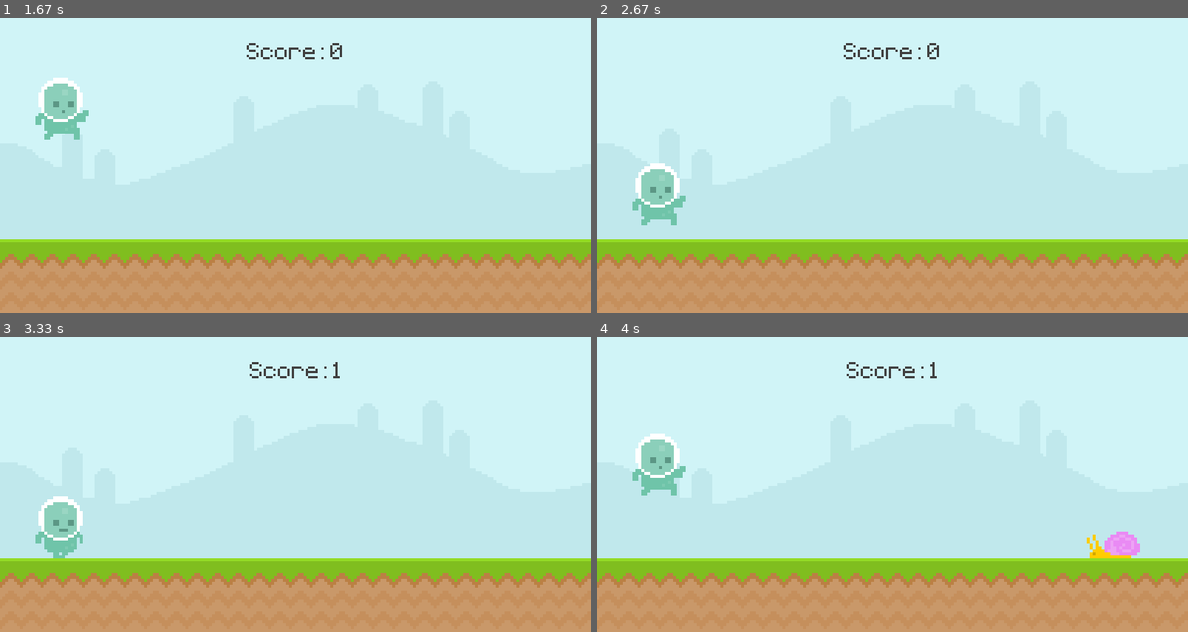
Above: before the commit, frames 1-4 (two rows, left to right).
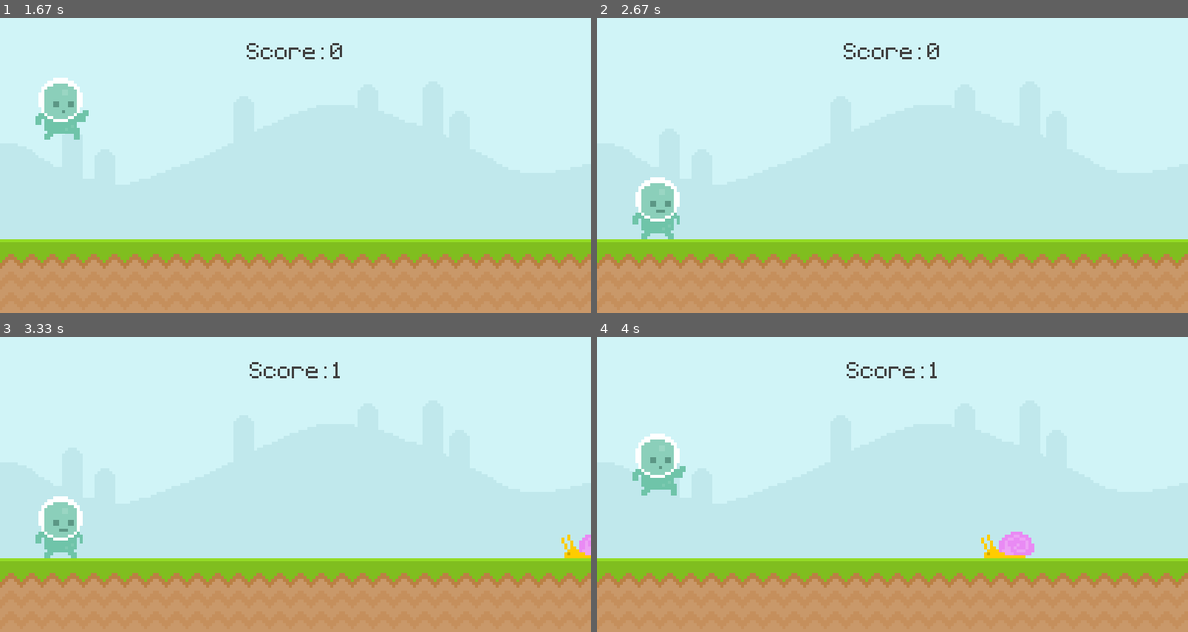
Above: after the commit, the same moments.

Repository: will-s-h/treehacks
Game: pygame game, started from CodeRunner/thecoderunner.py
Two runs of this game, one before a commit and one after it. Both use one fixed random seed, a clock stepped at 60 frames per second and the inputs below.
Inputs (mouse positions are in pixels of both pictures, inside the frame that each line leads up to):
- Up to frame 1 (1.67 s): press the mouse at (295, 289) at 0.37 s; move the mouse to (366, 224) at 0.47 s; release the mouse at (431, 159) at 0.6 s; hold Esc 0.67-1.13 s; hold Up 0.67-1.13 s; press the mouse at (295, 289) at 1.2 s; move the mouse to (189, 271) at 1.3 s; release the mouse at (88, 251) at 1.43 s; hold Space from 1.5 s (still down); hold Up from 1.5 s (still down)
- Up to frame 2 (2.67 s): release Space at 1.97 s; release Up at 1.97 s; hold Esc 2-2.47 s; hold Up 2-2.47 s; press the mouse at (892, 289) at 2.53 s; move the mouse to (992, 265) at 2.63 s
- Up to frame 3 (3.33 s): release the mouse at (502, 561) at 2.77 s; tap C at 2.83 s
- Up to frame 4 (4 s): tap Space at 3.9 s

Frame 1 is identical in both runs. In frame 2, 1.3% of the frame differs, in the area x 6-15%, y 49-75%; in frame 3, 0.4%; in frame 4, 1.1%.

Commit message:
experimental changes

Diff:
--- a/CodeRunner/levels.py
+++ b/CodeRunner/levels.py
@@ -4,14 +4,14 @@
 # enemies in each level
 
 enemies = [
-    ['fly', 'snail'],
+    ['fly', 'snail', 'lion', 'dragon'],
     ['fly', 'snail'],
     ['fly', 'snail', 'lion', 'dragon']
 ]
 
 probabilities = [
-    [0.25, 0.75],
-    [0.25, 0.75],
+    [1/2, 1/2, 0, 0],
+    [1/4, 3/4],
     [1/6, 2/6, 2/6, 1/6]
 ]
 
--- a/CodeRunner/thecoderunner.py
+++ b/CodeRunner/thecoderunner.py
@@ -2,7 +2,8 @@
 from sys import exit
 import levels
 import textbox
-from random import randint, choice, choices
+import random
+random.seed(0)
 
 class Player(pygame.sprite.Sprite):
     def __init__(self):
@@ -20,16 +21,20 @@
         self.jump_sound = pygame.mixer.Sound('audio/jump.mp3')
         self.jump_sound.set_volume(0.5)
 
+    def start_jump(self):
+        self.gravity = -20
+        self.jump_sound.play()
+
     def player_input(self):
         keys = pygame.key.get_pressed()
         if keys[pygame.K_SPACE] and self.rect.bottom >= 300:
-            self.gravity = -20
-            self.jump_sound.play()
+            self.start_jump()
 
     def apply_gravity(self):
         self.gravity += 1
         self.rect.y += self.gravity
         if self.rect.bottom >= 300:
+            self.gravity = 0
             self.rect.bottom = 300
 
     def animation_state(self):
@@ -52,8 +57,7 @@
             pass
 
         if jump and self.rect.bottom >= 300:
-            self.gravity = -20
-            self.jump_sound.play()
+            self.start_jump()
 
     def set_custom(self, string):
         # string should contain 'def jump'
@@ -72,61 +76,70 @@
         self.apply_gravity()
         self.animation_state()
 
+    def reset_attributes(self):
+        self.player_index = 0
+        self.image = self.player_walk[self.player_index]
+        self.rect = self.image.get_rect(midbottom = (80,300))
+        self.gravity = 0
+
 class Obstacle(pygame.sprite.Sprite):
-	def __init__(self,type):
-		super().__init__()
-
-		if type == 'fly':
-			fly_1 = pygame.image.load('graphics/fly/fly1.png').convert_alpha()
-			fly_2 = pygame.image.load('graphics/fly/fly2.png').convert_alpha()
-			self.frames = [fly_1,fly_2]
-			y_pos = 210
-
-		elif type == 'dragon':
-			dragon_1 = pygame.image.load('graphics/dragon/birdsprite.png').convert_alpha()
-			dragon_2 = pygame.image.load('graphics/dragon/birdsprite.png').convert_alpha()
-			self.frames = [dragon_1, dragon_2]
-			y_pos = 200
-
-		elif type == 'lion':
-			lion_1 = pygame.image.load('graphics/lion/lion1.png').convert_alpha()
-			lion_2 = pygame.image.load('graphics/lion/lion2.png').convert_alpha()
-			self.frames = [lion_1, lion_2]
-			y_pos = 320
-
-		else:
-			snail_1 = pygame.image.load('graphics/snail/snail1.png').convert_alpha()
-			snail_2 = pygame.image.load('graphics/snail/snail2.png').convert_alpha()
-			self.frames = [snail_1,snail_2]
-			y_pos = 300
-
-		self.type = type
-		self.animation_index = 0
-		self.image = self.frames[self.animation_index]
-		self.rect = self.image.get_rect(midbottom = (randint(900,1100),y_pos))
-
-	def animation_state(self):
-		self.animation_index += 0.1
-		if self.type == 'lion':
-			if self.rect.x <= 250 and self.rect.x >= 180:
-				self.image = self.frames[1]
-				self.rect.y = 200
-		elif self.animation_index >= len(self.frames):
-			self.animation_index = 0
-			self.image = self.frames[0]
-		else:
-			self.image = self.frames[int(self.animation_index)]
-
-	def update(self):
-		if self.type == 'dragon':
-			self.rect.x -= 20
-		self.animation_state()
-		self.rect.x -= 6
-		self.destroy()
-
-	def destroy(self):
-		if self.rect.x <= -100:
-			self.kill()
+    def __init__(self,type):
+        super().__init__()
+
+        if type == 'fly':
+            fly_1 = pygame.image.load('graphics/fly/fly1.png').convert_alpha()
+            fly_2 = pygame.image.load('graphics/fly/fly2.png').convert_alpha()
+            self.frames = [fly_1, fly_2]
+            self.speed = 6
+            y_pos = 210
+
+        elif type == 'dragon':
+            dragon = pygame.image.load('graphics/dragon/birdsprite.png')
+            dragon = pygame.transform.scale(dragon, (100, 50))
+            dragon = dragon.convert_alpha()
+            self.frames = [dragon, dragon]
+            self.speed = 20
+            y_pos = 200
+
+        elif type == 'lion':
+            lion_1 = pygame.image.load('graphics/lion/lion1.png').convert_alpha()
+            lion_2 = pygame.image.load('graphics/lion/lion2.png').convert_alpha()
+            self.frames = [lion_1, lion_2]
+            self.speed = 10
+            y_pos = 320
+
+        else:
+            snail_1 = pygame.image.load('graphics/snail/snail1.png').convert_alpha()
+            snail_2 = pygame.image.load('graphics/snail/snail2.png').convert_alpha()
+            self.frames = [snail_1,snail_2]
+            self.speed = 6
+            y_pos = 300
+
+        self.type = type
+        self.animation_index = 0
+        self.image = self.frames[self.animation_index]
+        self.rect = self.image.get_rect(midbottom = (random.randint(900,1100),y_pos))
+
+    def animation_state(self):
+        self.animation_index += 0.1
+        if self.type == 'lion':
+            if self.rect.x <= 250 and self.rect.x >= 180:
+                self.image = self.frames[1]
+                self.rect.y = 200
+        elif self.animation_index >= len(self.frames):
+            self.animation_index = 0
+            self.image = self.frames[0]
+        else:
+            self.image = self.frames[int(self.animation_index)]
+
+    def update(self):
+        self.animation_state()
+        self.rect.x -= self.speed
+        self.destroy()
+
+    def destroy(self):
+        if self.rect.x <= -100:
+            self.kill()
 
 def display_score():
     current_time = int(pygame.time.get_ticks() / 1000) - start_time
@@ -162,29 +175,11 @@
 sky_surface = pygame.image.load('./graphics/Sky.png').convert()
 ground_surface = pygame.image.load('./graphics/ground.png').convert()
 
-# Snail
-snail_frame_1 = pygame.image.load('./graphics/snail/snail1.png').convert_alpha()
-snail_frame_2 = pygame.image.load('./graphics/snail/snail2.png').convert_alpha()
-snail_frames = [snail_frame_1, snail_frame_2]
-snail_frame_index = 0
-snail_surf = snail_frames[snail_frame_index]
-
-# Fly
-fly_frame1 = pygame.image.load('./graphics/fly/fly1.png').convert_alpha()
-fly_frame2 = pygame.image.load('./graphics/fly/fly2.png').convert_alpha()
-fly_frames = [fly_frame1, fly_frame2]
-fly_frame_index = 0
-fly_surf = fly_frames[fly_frame_index]
-
 player_walk_1 = pygame.image.load('./graphics/player/player_walk_1.png').convert_alpha()
 player_walk_2 = pygame.image.load('./graphics/player/player_walk_2.png').convert_alpha()
 player_walk = [player_walk_1,player_walk_2]
 player_index = 0
-player_jump = pygame.image.load('./graphics/player/jump.png').convert_alpha()
-
-player_surf = player_walk[player_index]
-player_rect = player_surf.get_rect(midbottom = (80,300))
-player_gravity = 0
+# player_jump = pygame.image.load('./graphics/player/jump.png').convert_alpha()
 
 # Intro screen
 player_stand = pygame.image.load('./graphics/player/player_stand.png').convert_alpha()
@@ -206,6 +201,15 @@
 code = textbox.TextInputBox(x=10, y=10, font_family="monospace", font_size=20, max_width=780, max_height=380)
 level = 0
 
+def stop_current_level(obstacle_group, player):
+    for obstacle in obstacle_group: obstacle.kill()
+    player.sprite.reset_attributes()
+    return False
+
+def next_level(level):
+    code.clear_text()
+    return 0, level + 1
+
 while True:
     events = pygame.event.get()
 
@@ -218,21 +222,12 @@
             pygame.quit()
             exit()
 
-        # player jump / player force quit
+        # player force quit
         if game_active:
-            if event.type == pygame.MOUSEBUTTONDOWN:
-                if player_rect.collidepoint(event.pos) and player_rect.bottom >= 300:
-                    player_gravity = -20
-
-            if event.type == pygame.KEYDOWN:
-                if event.key == pygame.K_SPACE and player_rect.bottom >= 300:
-                    player_gravity = -20
-
-            # force quit to next level
             if event.type == pygame.KEYDOWN and event.key == pygame.K_ESCAPE:
-                game_active = False
-                for obstacle in obstacle_group: obstacle.kill()
-                if level < len(levels.texts) - 1 and score >= levels.reqs[level]: level += 1
+                game_active = stop_current_level(obstacle_group, player)
+                if level < len(levels.texts) - 1 and score >= levels.reqs[level]:
+                    text_counter, level = next_level(level)
 
         else:
             # click play button
@@ -241,17 +236,16 @@
                    event.pos[1] in range(game_message_rect.centery - game_message_rect.height // 2, game_message_rect.centery + game_message_rect.height // 2):
                     game_active = True
                     start_time = int(pygame.time.get_ticks() / 1000)
-                    text_counter = 0
                     player.update(obstacle_group, string=code.get_text())
-                    code.clear_text()
 
         # add obstacles
         if game_active:
             if event.type == obstacle_timer:
-                obstacle_group.add(Obstacle(choices(levels.enemies[level], levels.probabilities[level])[0]))
+                obstacle_group.add(Obstacle(random.choices(levels.enemies[level], levels.probabilities[level])[0]))
 
 
     if game_active:
+        # display screen
         screen.blit(sky_surface,(0,0))
         screen.blit(ground_surface,(0,300))
         score = display_score()
@@ -265,10 +259,11 @@
         # collision detection
         game_active = collision_sprite()
         if not game_active: # if killed, move to next level
-            for obstacle in obstacle_group: obstacle.kill()
-            if level < len(levels.texts) - 1 and score >= levels.reqs[level]: level += 1
-
-		# escape text
+            game_active = stop_current_level(obstacle_group, player)
+            if level < len(levels.texts) - 1 and score >= levels.reqs[level]:
+                text_counter, level = next_level(level)
+
+        # escape text
         if score >= levels.reqs[level]:
             escape_message = test_font.render("Level Complete: Press Escape to Continue",False,(111,196,169))
             escape_message_rect = escape_message.get_rect(center = (400,250))
@@ -296,8 +291,5 @@
             game_message_rect = game_message.get_rect(center = (750,370))
             screen.blit(game_message, game_message_rect)
 
-        player_rect.midbottom = (80,300)
-        player_gravity = 0
-
     pygame.display.update()
     clock.tick(60)
Not shown, added: test.ipynb
